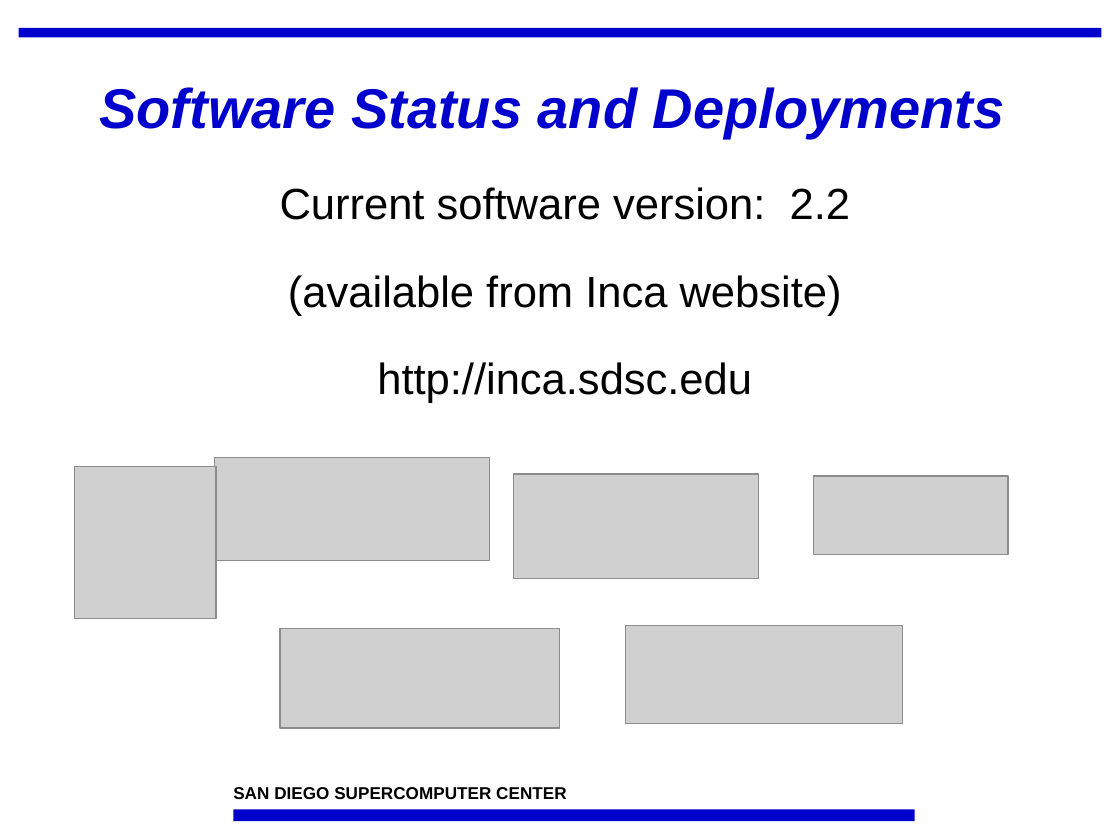
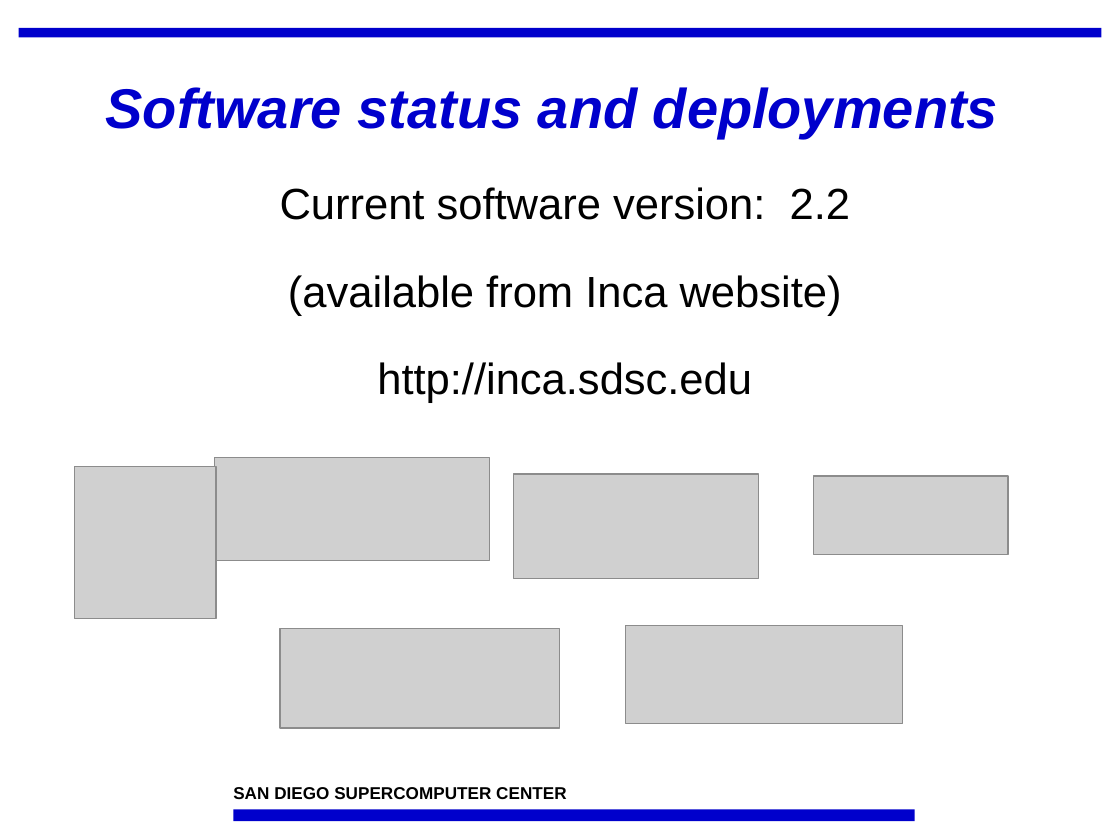
Before and after one commit to IncaProject/inca-xsede, a slide deck: slide 12 of talks/sc07/inca-sc07.ppt. Drawn at 1120x840 pixels with LibreOffice and Linux fonts; fonts in the diff are those of the drawing; grey boxes stand for pictures; background and template pictures are left out. Boxes give left, top, right and bottom in pixels: in the first picture for what was removed or moved away, otherwise in the second. Text is boxed around its words. In the diff, an @@ line names an element or a change of style, - is before the commit and + after.

```diff
--- a/talks/sc07/inca-sc07.ppt
+++ b/talks/sc07/inca-sc07.ppt
@@ title at (106, 87, 998, 138): text changed @@
-Software Status and Deployments
+Software status and deployments
```
Also in this commit, not shown: 12 other slides changed.
